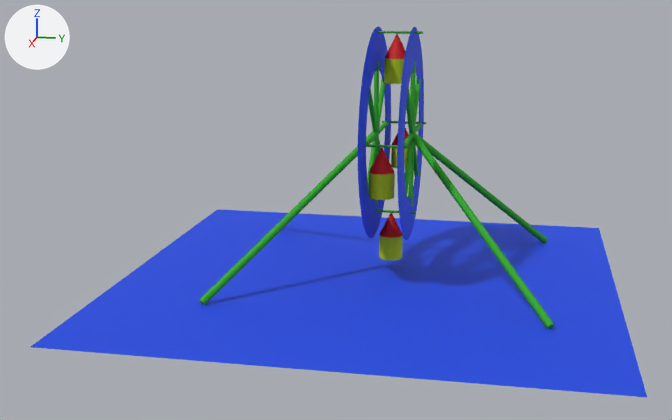
What one commit did to the OBJ model models/RuedaFortuna/RuedaFortuna.obj.
The view is the same before and after, from a 50 mm camera at (78.7, 10.1, 12.6) aimed at (6.4, -4.4, -5.5). The axes (+X, +Y, +Z) are drawn at upper left. The lights are the same throughout. Where no turn or scale is listed for an object, it has been applied to the vertices.

In view in the first picture: 'Cylinder.002_Cylinder.023', 'Cylinder.005_Cylinder.019', 'Cylinder.006_Cylinder.020', 'Wheel.007_Cylinder.012', 'Wheel.008_Cylinder.013'.
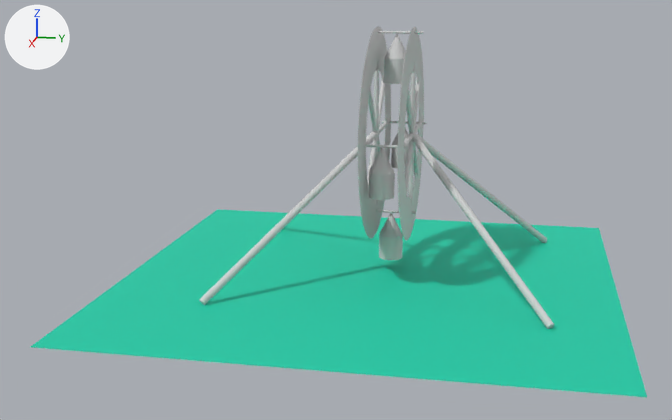
What changed in the scene script:
```text
Change mat_canastilla:
    mat_canastilla.base_color: (0.48, 0.64, 0.000115) -> (0.64, 0.64, 0.64)  # yellow #b8d100 -> light grey #d1d1d1
Add mat_rueda:
    mat_rueda = principled_material('Rueda')
    mat_rueda.base_color = (0.64, 0.64, 0.64)  # light grey #d1d1d1
    mat_rueda.roughness = 0.69
Add mat_baserueda:
    mat_baserueda = principled_material('BaseRueda')
    mat_baserueda.base_color = (0.00356, 0.64, 0.41)  # cyan #0cd1ac
    mat_baserueda.roughness = 0.69
Add mat_sombrilla:
    mat_sombrilla = principled_material('Sombrilla')
    mat_sombrilla.base_color = (0.64, 0.64, 0.64)  # light grey #d1d1d1
    mat_sombrilla.roughness = 0.69
Add mat_material:
    mat_material = principled_material('Material')
    mat_material.base_color = (0.64, 0.64, 0.64)  # light grey #d1d1d1
    mat_material.roughness = 0.69
Change me_cylinder_005_cylinder_019:
    where me_cylinder_005_cylinder_019.from_pydata(...)  # 1024 vertices, 544 faces; spans x -8.9..14.7, y -13.5..13.0, z -11.5..8.7
    remove me_cylinder_005_cylinder_019.materials.append(mat_base)  # green #27aa16
    add me_cylinder_005_cylinder_019.materials.append(mat_material)  # light grey #d1d1d1
Change me_cylinder_006_cylinder_020:
    where me_cylinder_006_cylinder_020.from_pydata(...)  # 132 vertices, 132 faces; spans x -5.3..9.3, y -1.4..0.9, z -8.4..8.5
    remove me_cylinder_006_cylinder_020.materials.append(mat_techo)  # red #d10205
    add me_cylinder_006_cylinder_020.materials.append(mat_sombrilla)  # light grey #d1d1d1
Change me_wheel_007_cylinder_012:
    where me_wheel_007_cylinder_012.from_pydata(...)  # 4 vertices, 1 face; spans x -15.1..24.9, y -21.8..18.2, z -11.5
    remove me_wheel_007_cylinder_012.materials.append(mat_soporte)  # blue #134ae7
    add me_wheel_007_cylinder_012.materials.append(mat_baserueda)  # cyan #0cd1ac
Change me_wheel_008_cylinder_013:
    where me_wheel_008_cylinder_013.from_pydata(...)  # 1152 vertices, 1152 faces; spans x -6.1..11.5, y -1.9..1.4, z -8.5..9.0
    remove me_wheel_008_cylinder_013.materials.append(mat_soporte)  # blue #134ae7
    add me_wheel_008_cylinder_013.materials.append(mat_rueda)  # light grey #d1d1d1
```

Changed parts and their boxes [x1, y1, x2, y2] in the pictures (672 x 420 px):
'Wheel.007_Cylinder.012', recoloured (blue to cyan)
    both: [31, 209, 647, 397]
'Cylinder.005_Cylinder.019', recoloured (green to grey)
    both: [199, 31, 555, 329]
'Wheel.008_Cylinder.013', recoloured (blue to grey)
    both: [358, 27, 424, 241]
'Cylinder.002_Cylinder.023', recoloured
    both: [369, 58, 408, 260]
'Cylinder.006_Cylinder.020', recoloured (red to grey)
    both: [369, 34, 409, 238]
